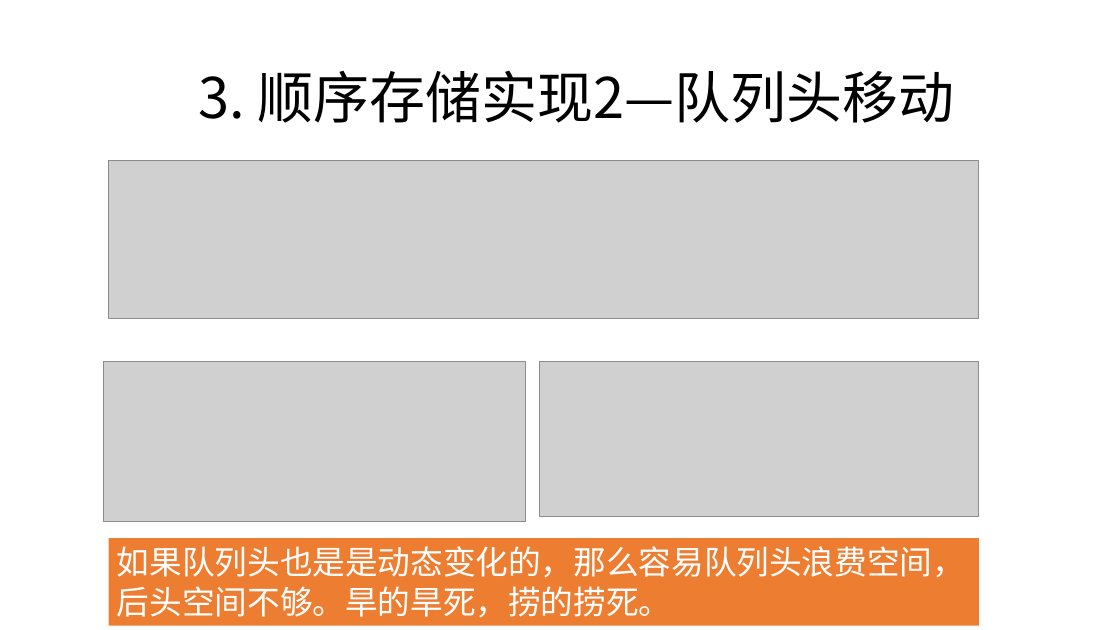
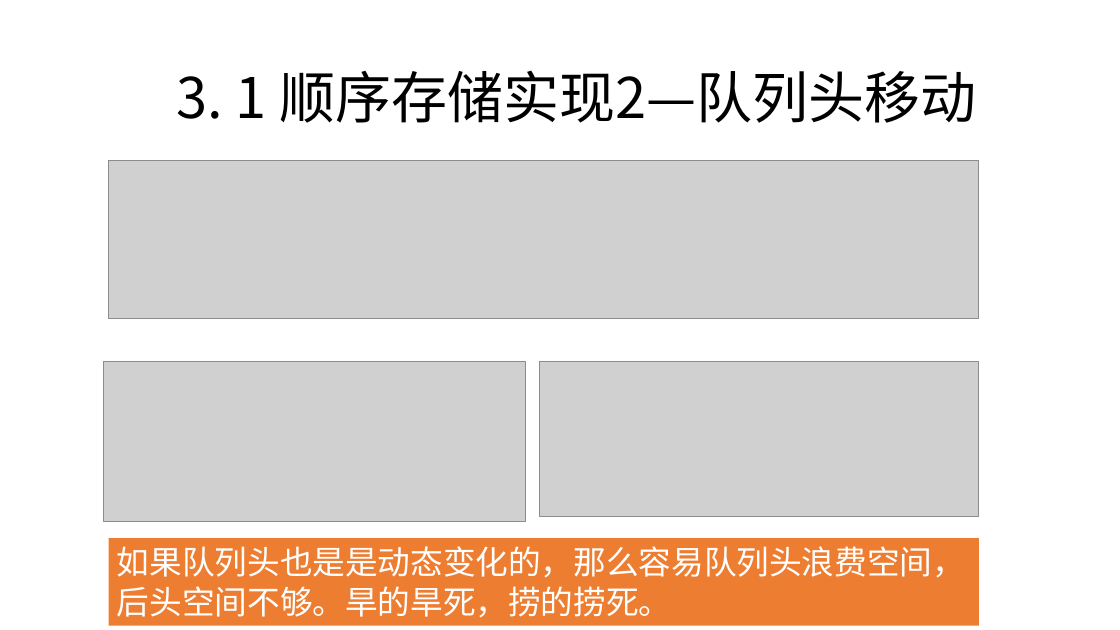
Before and after one commit to zjyesir/hmc_data_structure, a slide deck: slide 6 of ppt/3.2 队列.pptx. Drawn at 1120x630 pixels with LibreOffice and Linux fonts; fonts in the diff are those of the drawing; grey boxes stand for pictures; background and template pictures are left out. Boxes give left, top, right and bottom in pixels: in the first picture for what was removed or moved away, otherwise in the second. Text is boxed around its words. In the diff, an @@ line names an element or a change of style, - is before the commit and + after.

Commit message:
队列 ppt 思维导图

```diff
--- a/ppt/3.2 队列.pptx
+++ b/ppt/3.2 队列.pptx
@@ text at [176, 70, 976, 123]: text changed @@
-3. 顺序存储实现2—队列头移动
+3. 1 顺序存储实现2—队列头移动
```
Also in this commit, not shown: 8 other slides changed, 2 slides removed, 3 other files.
